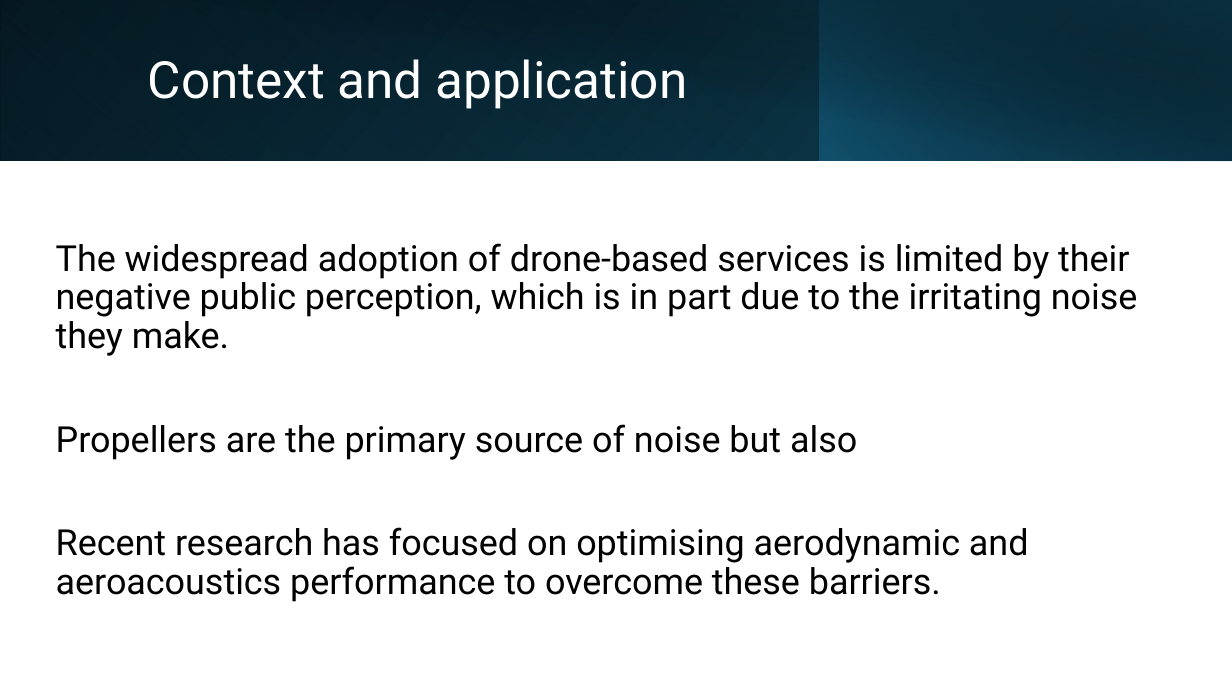
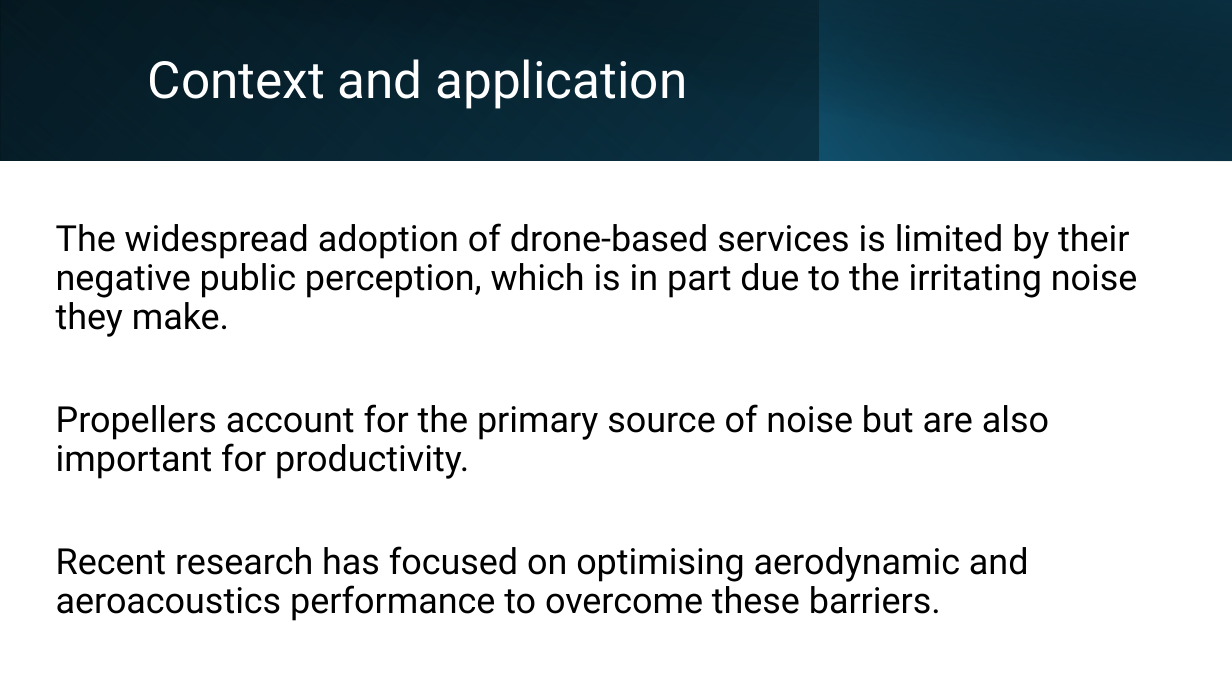
Before and after one commit to lpender3672/propeller-acoustics, a slide deck: slide 2 of deliverables/michaelmas_presentation.pptx. Drawn at 1232x693 pixels with LibreOffice and Linux fonts; fonts in the diff are those of the drawing. Boxes give left, top, right and bottom in pixels: in the first picture for what was removed or moved away, otherwise in the second. Text is boxed around its words. In the diff, an @@ line names an element or a change of style, - is before the commit and + after.

Commit message:
ppt

```diff
--- a/deliverables/michaelmas_presentation.pptx
+++ b/deliverables/michaelmas_presentation.pptx
@@ text at bbox=[56, 404, 1049, 479]: text changed @@
-Propellers are the primary source of noise but also
+Propellers account for the primary source of noise but are also important for productivity.
```
Also in this commit, not shown: 4 other slides changed, 2 slides added.
